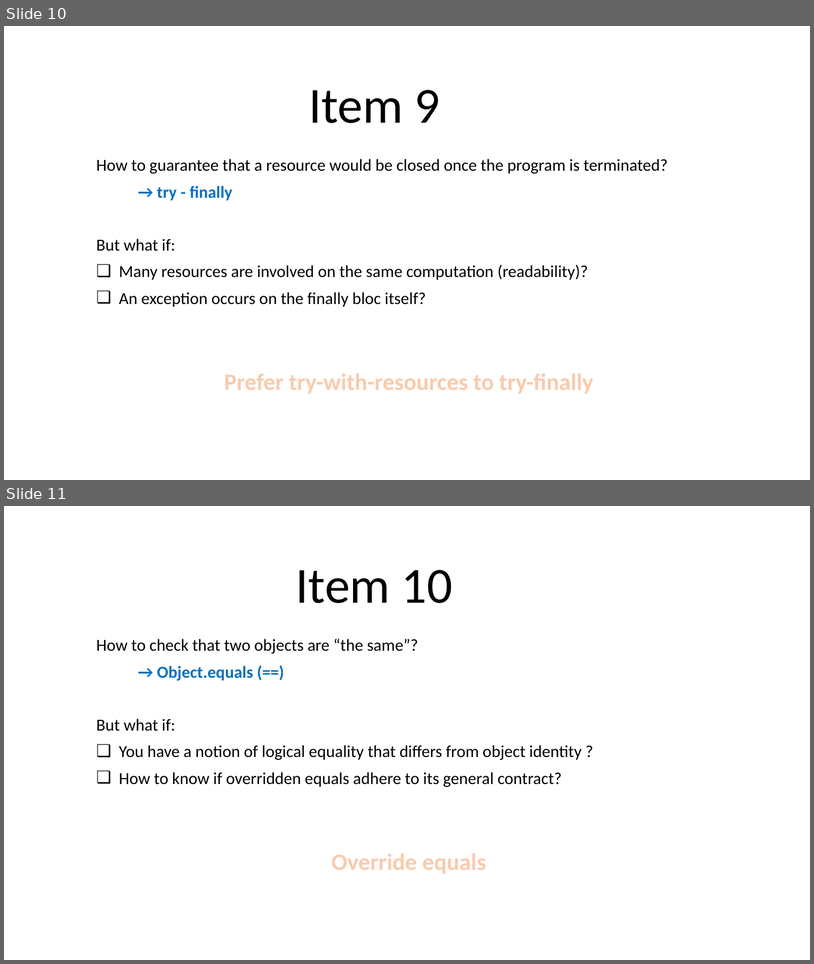
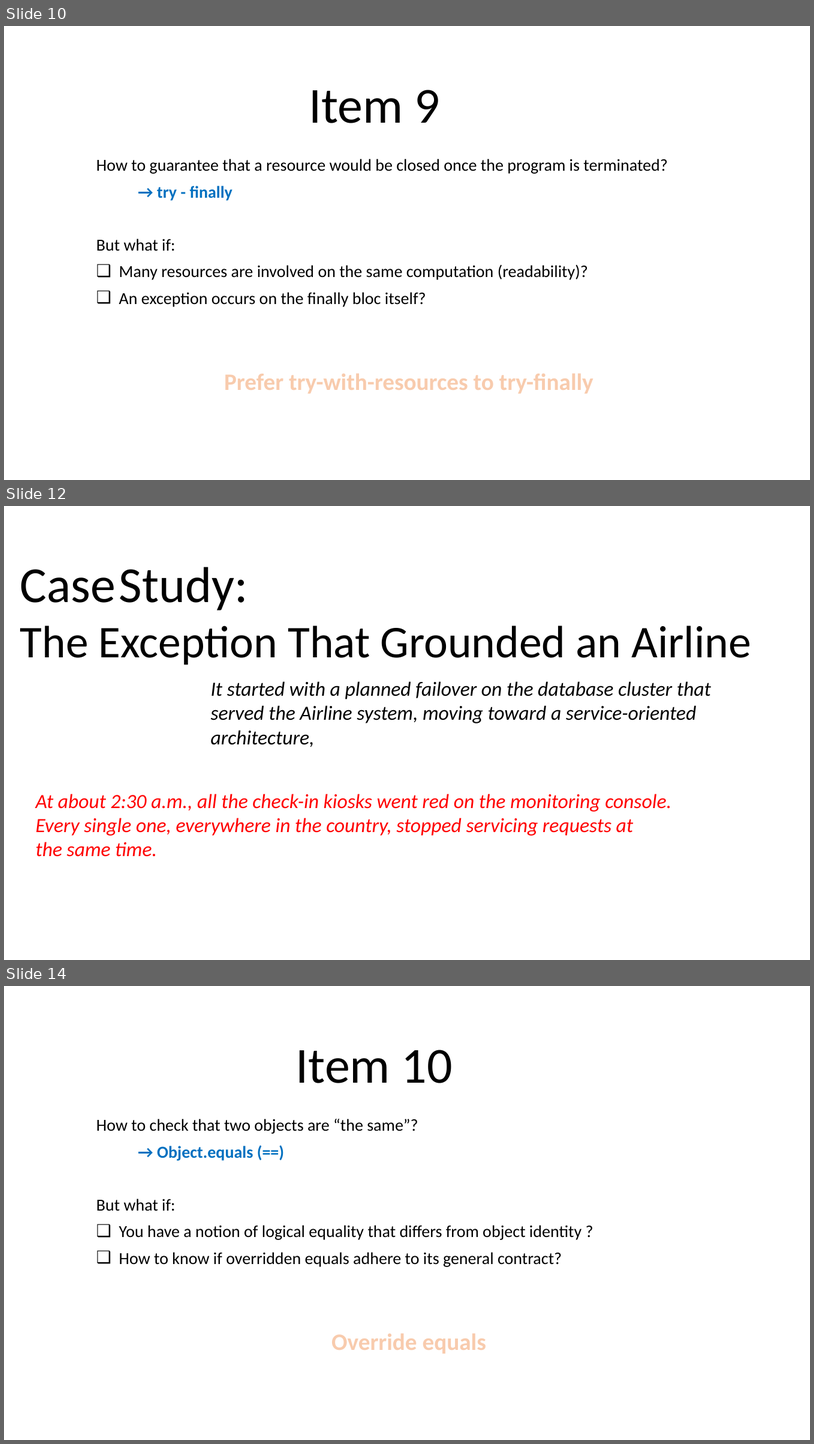
Before and after one commit to halaSEBBAH/effective-java-examples, a slide deck: effective-java.pptx. Shown one above the other, each under a label of ours: slides 10 and 11 before the commit, slides 10, 12 and 14 after it; the slides between them are not shown. The pictures are 814x964 and 814x1444 pixels, drawn with LibreOffice and Linux fonts; fonts in the diff are those of the drawing. Boxes give left, top, right and bottom in pixels: in the first picture for what was removed or moved away, otherwise in the second. Text is boxed around its words. In the diff, an @@ line names an element or a change of style, - is before the commit and + after.

```diff
--- a/effective-java.pptx
+++ b/effective-java.pptx
@@ slide 12 added at [4, 506, 810, 960], background #FFFFFF @@
@@ text added at [20, 567, 752, 665], 54 pt, text #000000 @@
+Case Study:
+The Exception That Grounded an Airline
@@ text added at [211, 681, 711, 747], 24 pt, text #000000, italic @@
+It started with a planned failover on the database cluster that served the Airline system, moving toward a service-oriented architecture,
@@ text added at [36, 793, 672, 856], 24 pt, text #FF0000, italic @@
+At about 2:30 a.m., all the check-in kiosks went red on the monitoring console.
+Every single one, everywhere in the country, stopped servicing requests at
+the same time.
@@ what was slide 11 is now slide 14 @@
```
Also in this commit, not shown: 2 other slides added, 4 other files.
